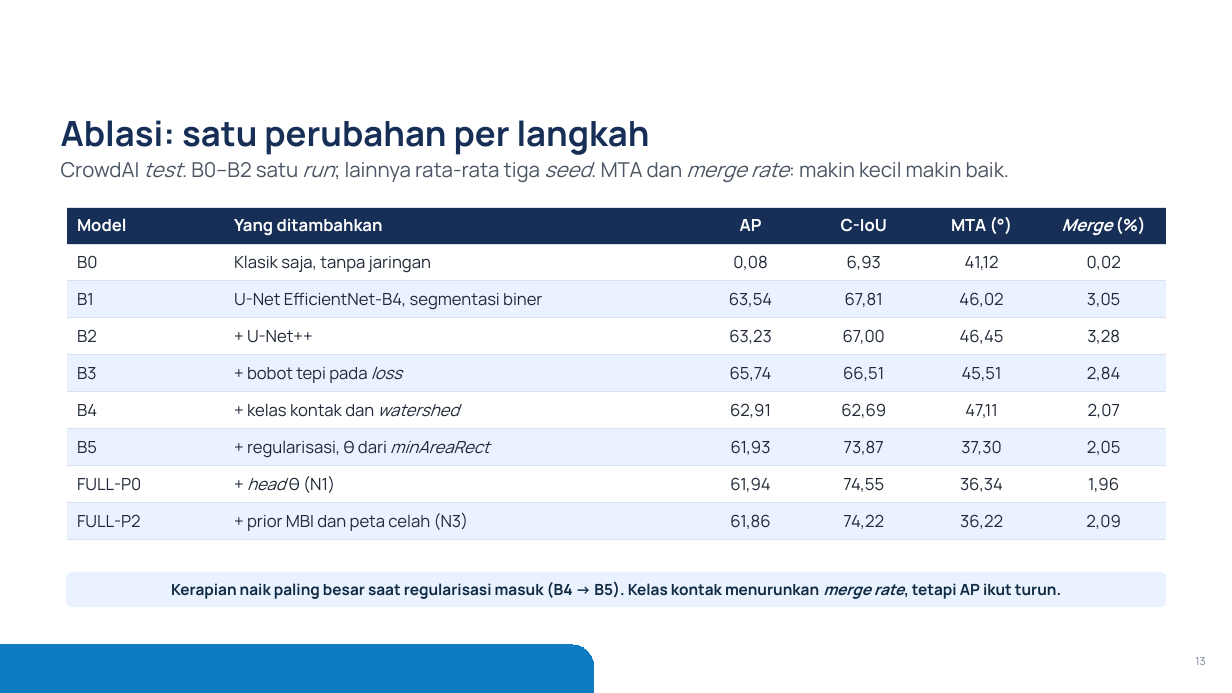
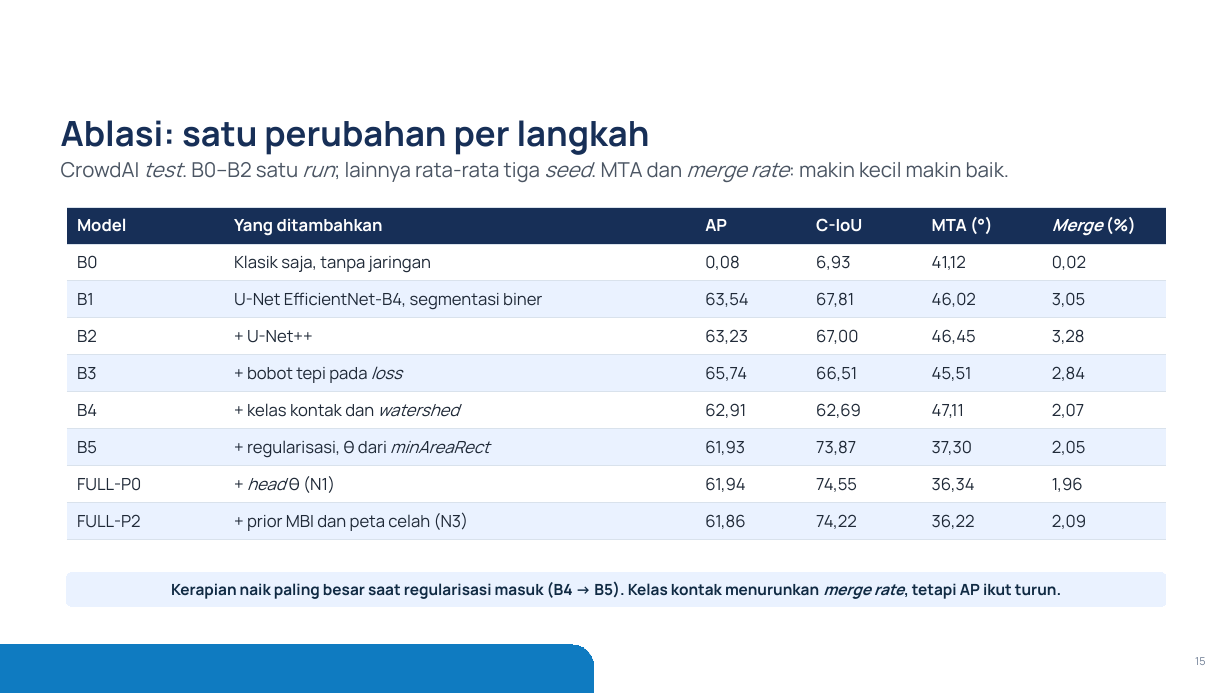
Before and after one commit to mahathirmuh/building-footprint-extraction, a slide deck: slide 15 of slides/densepoly.pptx (slide 13 before the commit). Drawn at 1232x693 pixels with LibreOffice and Linux fonts; fonts in the diff are those of the drawing; background and template pictures are left out. Boxes give left, top, right and bottom in pixels: in the first picture for what was removed or moved away, otherwise in the second. Text is boxed around its words. In the diff, an @@ line names an element or a change of style, - is before the commit and + after.

Commit message:
Deck: positioning table, label examples, per-density comparison, before/after figure, next steps
scripts/figures.py gains --before-after (image, raw contours of B4, regularized polygons of B5, ground truth) and
--labels-excerpt (two rows of the QA figure of the labels). The deck has 32 slides.

```diff
--- a/slides/densepoly.pptx
+++ b/slides/densepoly.pptx
@@ table at bbox=[67, 207, 1165, 535] @@
@@ alignment centre to left @@
@@ page number at bbox=[1195, 657, 1206, 665]: text changed @@
-13
+15
```
Also in this commit, not shown: 3 other slides changed, 5 slides added, 7 other files.
